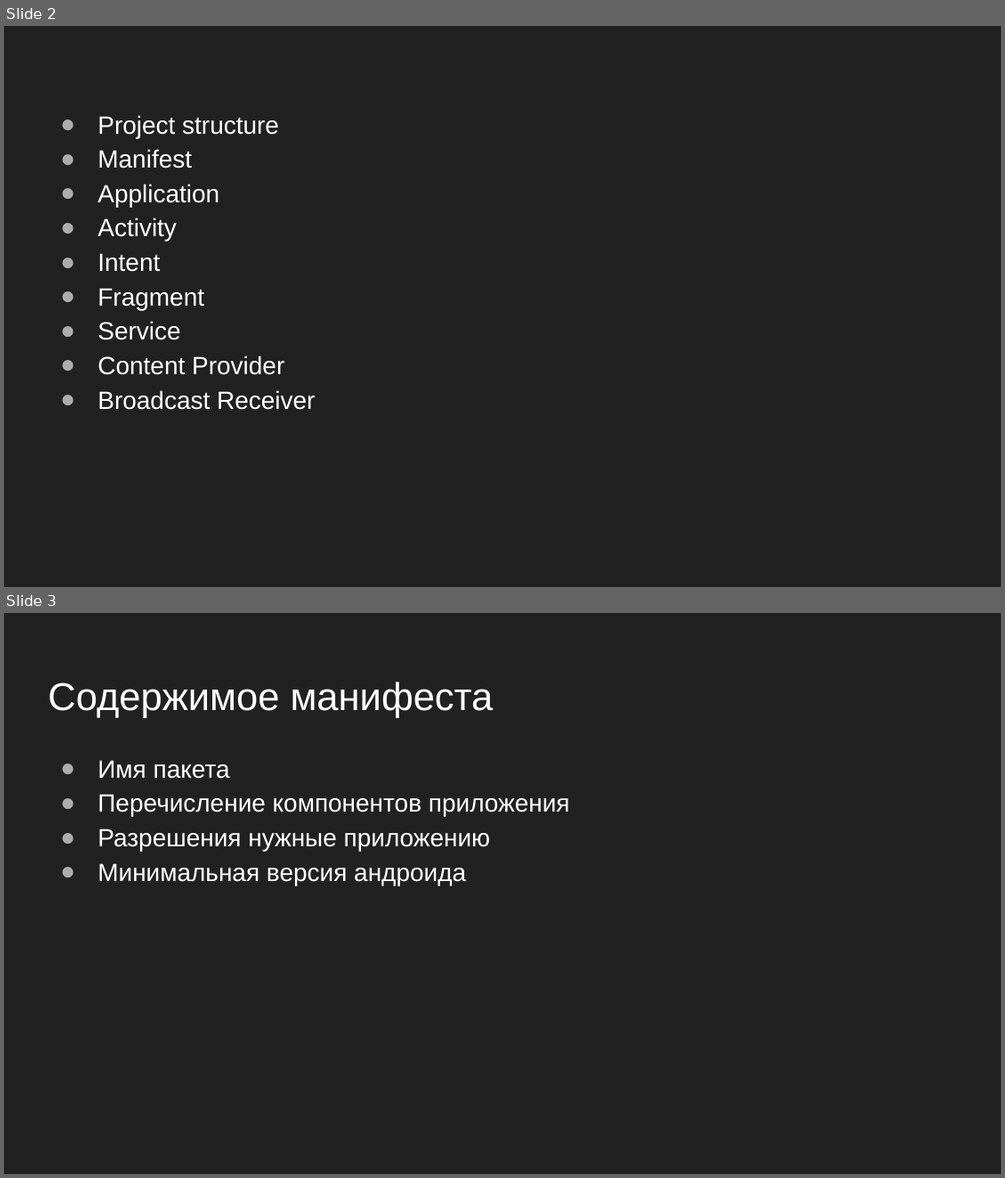
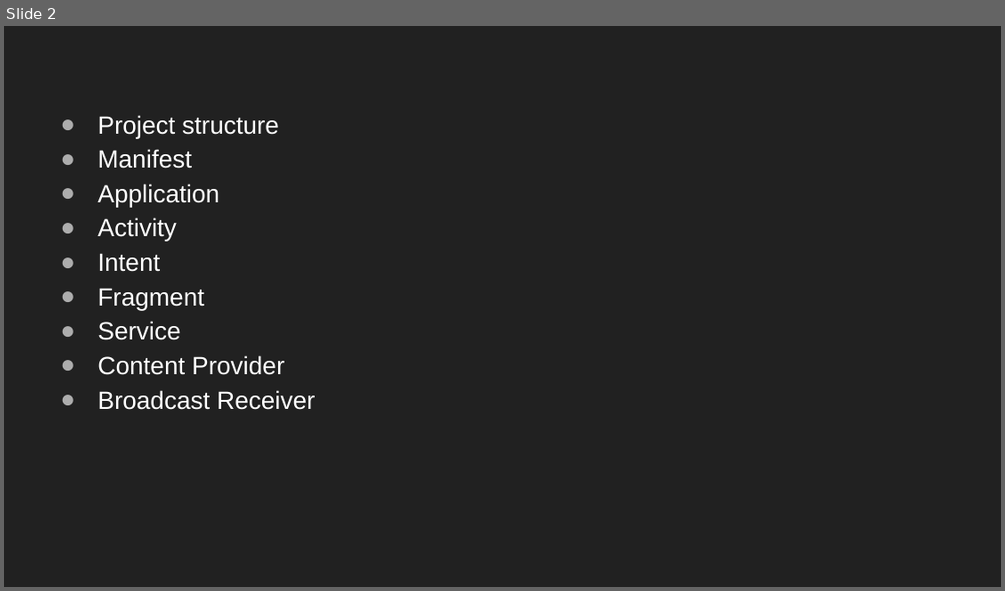
Before and after one commit to Andrey253/Calendar, a slide deck: components.pptx. Shown one above the other, each under a label of ours: slides 2 and 3 before the commit, slide 2 after it. The pictures are 1005x1178 and 1005x591 pixels, drawn with LibreOffice and Linux fonts; fonts in the diff are those of the drawing. Boxes give left, top, right and bottom in pixels: in the first picture for what was removed or moved away, otherwise in the second. Text is boxed around its words. In the diff, an @@ line names an element or a change of style, - is before the commit and + after.

Commit message:
update presentation

```diff
--- a/components.pptx
+++ b/components.pptx
@@ slide 3 removed at (x1=4, y1=613, x2=1001, y2=1174), background #212121 @@
@@ title removed at (x1=48, y1=682, x2=494, y2=718) @@
-Содержимое манифеста
@@ text removed at (x1=97, y1=760, x2=570, y2=885) @@
-● Имя пакета
-● Перечисление компонентов приложения
-● Разрешения нужные приложению
-● Минимальная версия андроида
```
Also in this commit, not shown: 1 slide added.
